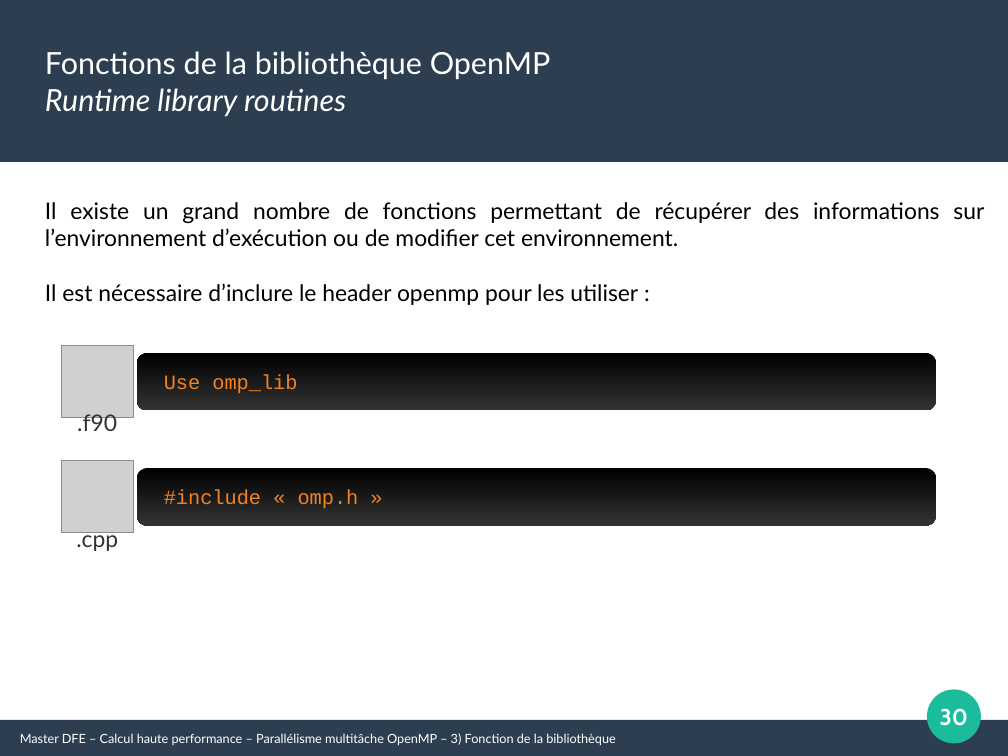
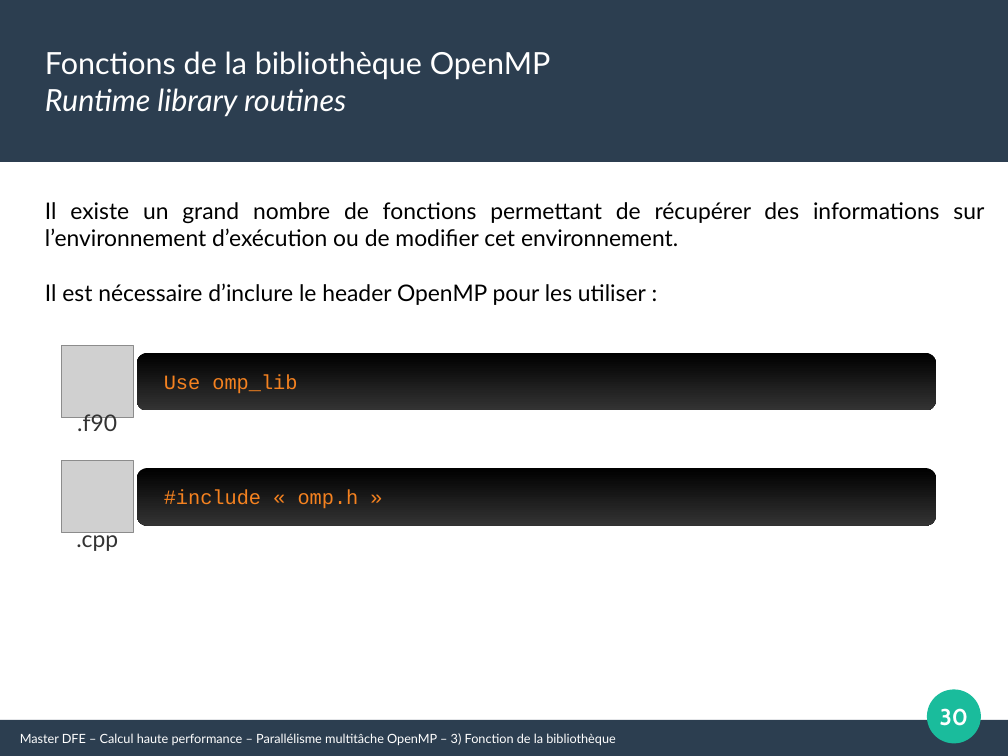
Before and after one commit to Maison-de-la-Simulation/HPC-DFE-Paris-Saclay, a slide deck: slide 30 of support/OpenMP.odp. Drawn at 1008x756 pixels with LibreOffice and Linux fonts; fonts in the diff are those of the drawing; grey boxes stand for pictures. Boxes give left, top, right and bottom in pixels: in the first picture for what was removed or moved away, otherwise in the second. Text is boxed around its words. In the diff, an @@ line names an element or a change of style, - is before the commit and + after.

```diff
--- a/support/OpenMP.odp
+++ b/support/OpenMP.odp
@@ text at (x1=45, y1=283, x2=646, y2=305): text changed @@
-Il est nécessaire d’inclure le header openmp pour les utiliser :
+Il est nécessaire d’inclure le header OpenMP pour les utiliser :
```
Also in this commit, not shown: 7 other slides changed, 5 slides added, 2 other files.
